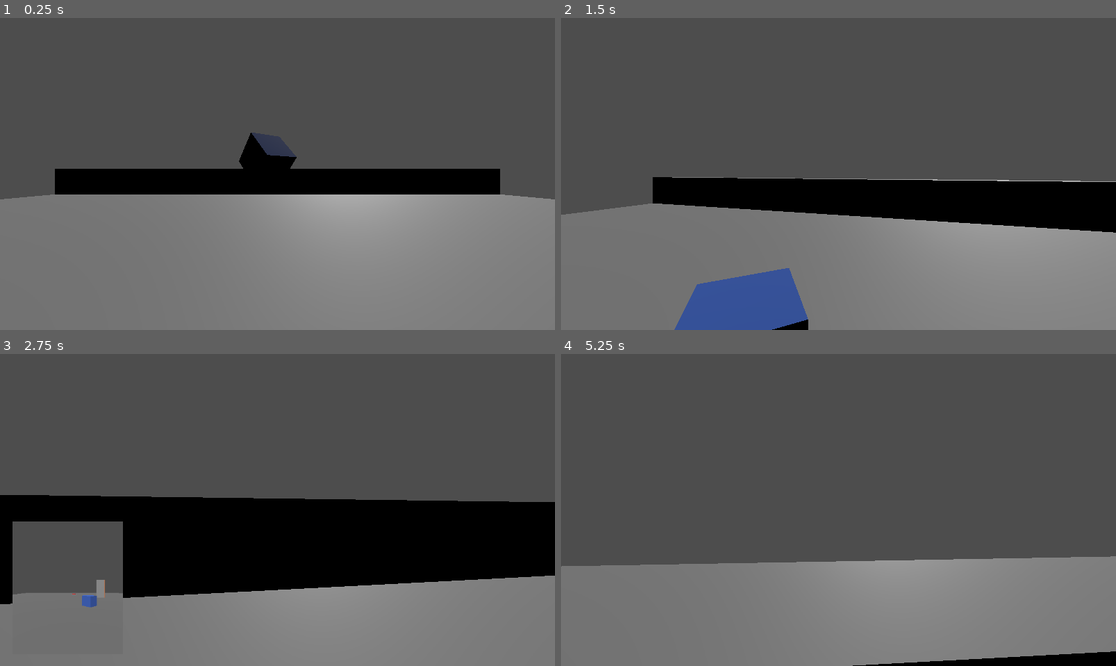
Above: before the commit, frames 1-4 (two rows, left to right).
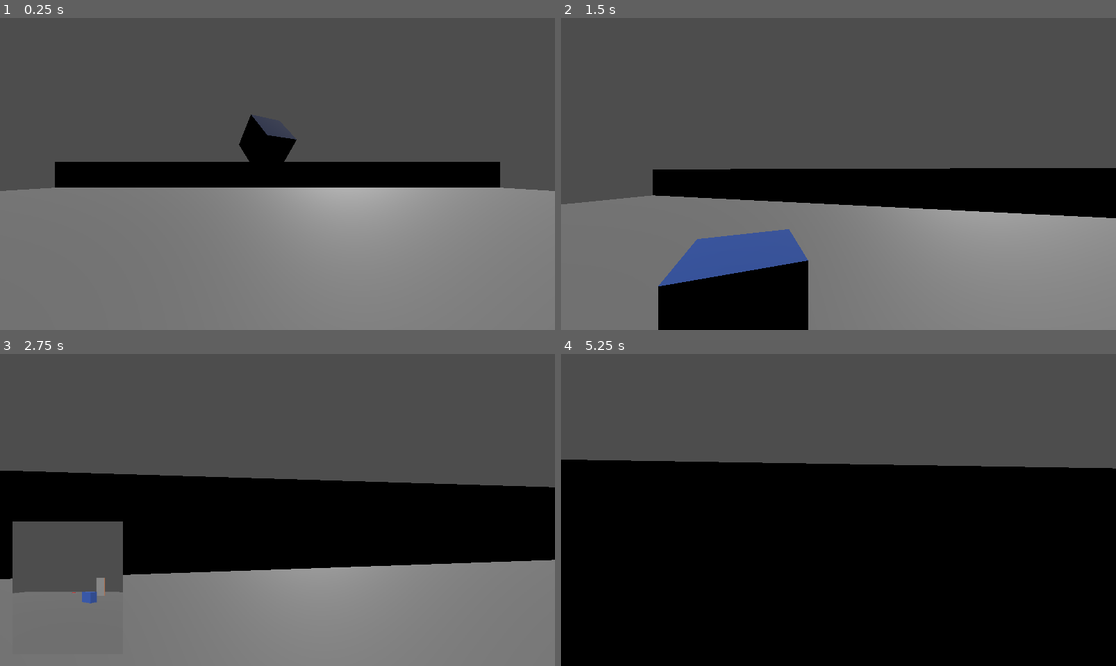
Above: after the commit, the same moments.

Repository: AntoninHUDRY/Q_panic
Game: Godot game, scene res://CameraTest.tscn
Two runs of this game, one before a commit and one after it. Both use one fixed random seed, a clock stepped at 60 frames per second and the inputs below.
Inputs (mouse positions are in pixels of both pictures, inside the frame that each line leads up to):
- Up to frame 1 (0.25 s): no input
- Up to frame 2 (1.5 s): move the mouse to (866, 174) at 0.52 s; hold W (up) from 0.53 s (still down); tap C (clear_minicam) at 0.6 s; click (866, 174) at 0.67 s; tap Space (jump) at 0.77 s; move the mouse to (810, 174) at 1.27 s; tap Ctrl (crouch) at 1.35 s
- Up to frame 3 (2.75 s): keep holding W (up); tap Space (jump) at 1.52 s; move the mouse to (288, 503) at 2.02 s; right-click (288, 503) at 2.1 s
- Up to frame 4 (5.25 s): keep holding W (up); move the mouse to (832, 516) at 2.77 s; tap Shift (sprint) at 2.85 s; click (832, 516) at 2.92 s; tap Space (jump) at 3.02, 3.77, 4.52 s; move the mouse to (877, 513) at 3.52 s; tap C (clear_minicam) at 3.6 s; tap Enter at 4.25 s; move the mouse to (794, 506) at 4.27 s; tap Ctrl (crouch) at 4.35 s; move the mouse to (844, 510) at 5.02 s; right-click (844, 510) at 5.1 s; click (844, 510) at 5.17 s

The runs differ from the first frame. In frame 1, 4.5% of the frame differs, in the area x 0-100%, y 30-59%; in frame 2, 14%; in frame 3, 11%; in frame 4, 64%, in the area x 0-100%, y 33-100%.

Commit message:
added player interaction and modules

Diff:
--- a/CameraTest.tscn
+++ b/CameraTest.tscn
@@ -6,6 +6,7 @@
 [ext_resource type="Script" path="res://quantum/QuantumObject.gd" id="4_g2727"]
 [ext_resource type="Script" path="res://character/player.gd" id="5_q6hax"]
 [ext_resource type="Script" path="res://Camera/MiniCamera.gd" id="6_104kl"]
+[ext_resource type="PackedScene" uid="uid://dfvgc3hsb18jo" path="res://systems/interaction/PlayerInteractor.tscn" id="6_fa8ls"]
 [ext_resource type="PackedScene" uid="uid://qfenrsmlfday" path="res://Door.tscn" id="7_deytm"]
 [ext_resource type="PackedScene" uid="uid://d2dpduiy1jbvy" path="res://FloorButton.tscn" id="8_o6ekm"]
 
@@ -43,6 +44,9 @@
 func _process(delta):
 	pass
 "
+
+[sub_resource type="BoxShape3D" id="BoxShape3D_rsnyv"]
+size = Vector3(0.541504, 0.335999, 2.28146)
 
 [sub_resource type="BoxMesh" id="BoxMesh_olewj"]
 size = Vector3(32, 2, 1)
@@ -106,7 +110,7 @@
 shape = SubResource("BoxShape3D_wghr5")
 
 [node name="player" type="CharacterBody3D" parent="."]
-transform = Transform3D(1, 0, 0, 0, 1.5, 0, 0, 0, 1, 0, 1.3, 0)
+transform = Transform3D(1, 0, 0, 0, 1, 0, 0, 0, 1, 0, 1.3, 0)
 collision_layer = 2
 collision_mask = 11
 script = ExtResource("5_q6hax")
@@ -127,6 +131,12 @@
 script = ExtResource("4_bbubq")
 player = NodePath("..")
 mini_camera = NodePath("../../SubViewportContainer/SubViewport/MiniCamera")
+
+[node name="PlayerInteractor" parent="player/MainCamera" instance=ExtResource("6_fa8ls")]
+
+[node name="CollisionShape3D" parent="player/MainCamera/PlayerInteractor" index="0"]
+transform = Transform3D(1, 0, 0, 0, 1, 0, 0, 0, 1, 0, 0, -1.14842)
+shape = SubResource("BoxShape3D_rsnyv")
 
 [node name="SubViewportContainer" type="SubViewportContainer" parent="."]
 offset_left = 26.0
@@ -160,3 +170,5 @@
 
 [node name="FloorButton" parent="." instance=ExtResource("8_o6ekm")]
 transform = Transform3D(1, 0, 0, 0, 1, 0, 0, 0, 1, 0, 0.180907, 5.71613)
+
+[editable path="player/MainCamera/PlayerInteractor"]
--- /dev/null
+++ b/systems/interaction/Interactor.gd
@@ -0,0 +1,34 @@
+extends Area3D
+
+class_name Interactor
+
+var controller: Node3D
+
+func interact(interactable: Interactable) -> void:
+	interactable.interacted.emit(self)
+
+func focus(interactable: Interactable) -> void:
+	interactable.focused.emit(self)
+
+func unfocus(interactable: Interactable) -> void:
+	interactable.unfocused.emit(self)
+
+func get_closest_interactable() -> Interactable:
+	var list: Array[Area3D] = get_overlapping_areas()
+	var distance: float
+	var closest_distance: float = INF
+	var closest: Interactable = null
+
+	for interactable in list:
+		distance = interactable.global_position.distance_to(global_position)
+
+		if distance < closest_distance:
+			closest = interactable as Interactable
+			closest_distance = distance
+
+	return closest
+
+
+
+func _on_area_exited(area):
+	pass # Replace with function body.
--- /dev/null
+++ b/systems/interaction/Interactor.tscn
@@ -0,0 +1,15 @@
+[gd_scene load_steps=3 format=3 uid="uid://bh5qx1nox20h2"]
+
+[ext_resource type="Script" path="res://systems/interaction/Interactor.gd" id="1_dor61"]
+
+[sub_resource type="BoxShape3D" id="BoxShape3D_buajr"]
+
+[node name="PlayerInteractor" type="Area3D"]
+collision_layer = 0
+collision_mask = 2
+script = ExtResource("1_dor61")
+
+[node name="CollisionShape3D" type="CollisionShape3D" parent="."]
+shape = SubResource("BoxShape3D_buajr")
+
+[connection signal="area_exited" from="." to="." method="_on_area_exited"]
--- /dev/null
+++ b/systems/interaction/PlayerInteractor.gd
@@ -0,0 +1,27 @@
+extends Interactor
+
+@export var player: CharacterBody3D
+
+var cached_closest: Interactable
+
+func _ready() -> void:
+	controller = player
+
+func _physics_process(_delta: float) -> void:
+	var new_closest: Interactable = get_closest_interactable()
+	if new_closest != cached_closest:
+		if is_instance_valid(cached_closest):
+			unfocus(cached_closest)
+		if new_closest:
+			focus(new_closest)
+
+		cached_closest = new_closest
+
+func _input(event: InputEvent) -> void:
+	if event.is_action_pressed("interact"):
+		if cached_closest:
+			interact(cached_closest)
+
+func _on_area_exited(area: Interactable) -> void:
+	if cached_closest == area:
+		unfocus(area)
--- /dev/null
+++ b/systems/interaction/PlayerInteractor.tscn
@@ -0,0 +1,15 @@
+[gd_scene load_steps=3 format=3 uid="uid://dfvgc3hsb18jo"]
+
+[ext_resource type="Script" path="res://systems/interaction/Interactor.gd" id="1_4gjgd"]
+
+[sub_resource type="BoxShape3D" id="BoxShape3D_buajr"]
+
+[node name="PlayerInteractor" type="Area3D"]
+collision_layer = 0
+collision_mask = 2
+script = ExtResource("1_4gjgd")
+
+[node name="CollisionShape3D" type="CollisionShape3D" parent="."]
+shape = SubResource("BoxShape3D_buajr")
+
+[connection signal="area_exited" from="." to="." method="_on_area_exited"]
--- /dev/null
+++ b/systems/interaction/interactable.gd
@@ -0,0 +1,11 @@
+extends Area3D
+
+
+class_name Interactable
+
+# Emitted when Interactor starts looking at me
+signal focused(interactor: Interactor)
+# Emitted when Interactor stops looking at me
+signal unfocused(interactor: Interactor)
+# Emitted when Interactor interacts with me
+signal interacted(interactor: Interactor)
--- /dev/null
+++ b/systems/interaction/interactable.tscn
@@ -0,0 +1,13 @@
+[gd_scene load_steps=3 format=3 uid="uid://cfw31sfi6y2ur"]
+
+[ext_resource type="Script" path="res://systems/interaction/interactable.gd" id="1_03fhq"]
+
+[sub_resource type="BoxShape3D" id="BoxShape3D_02vt6"]
+
+[node name="Interactable" type="Area3D"]
+collision_layer = 2
+collision_mask = 0
+script = ExtResource("1_03fhq")
+
+[node name="CollisionShape3D" type="CollisionShape3D" parent="."]
+shape = SubResource("BoxShape3D_02vt6")
Not shown: 1 places in CameraTest.tscn that only renumber resources
